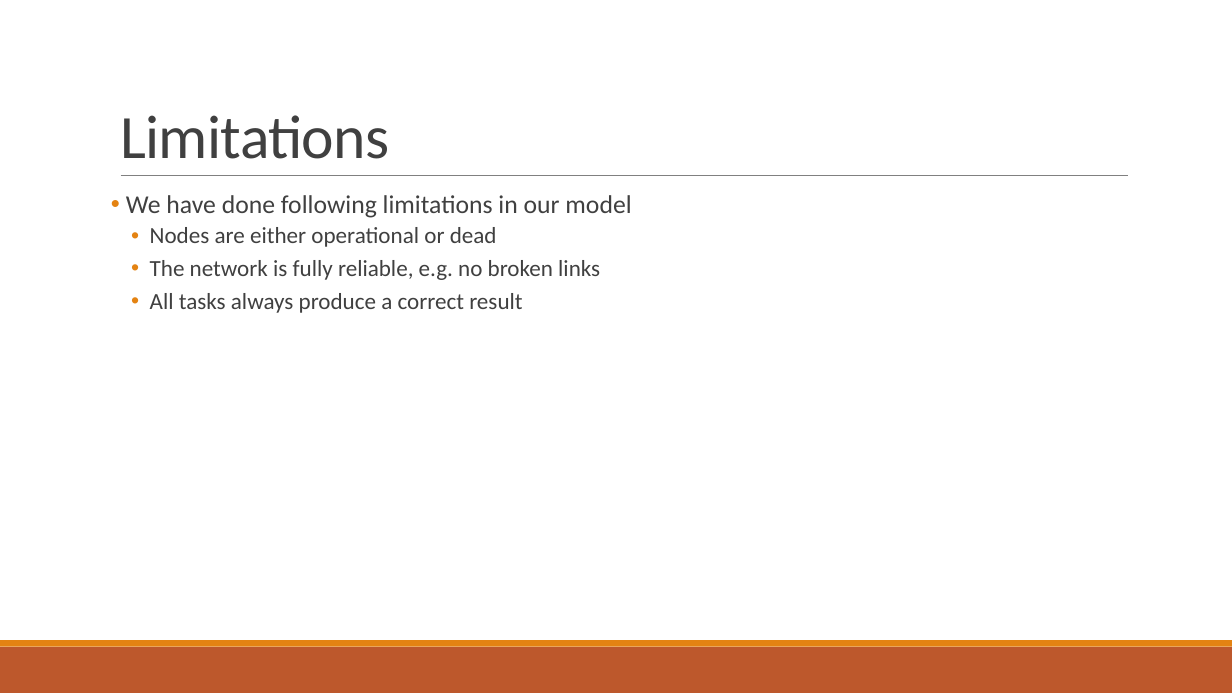
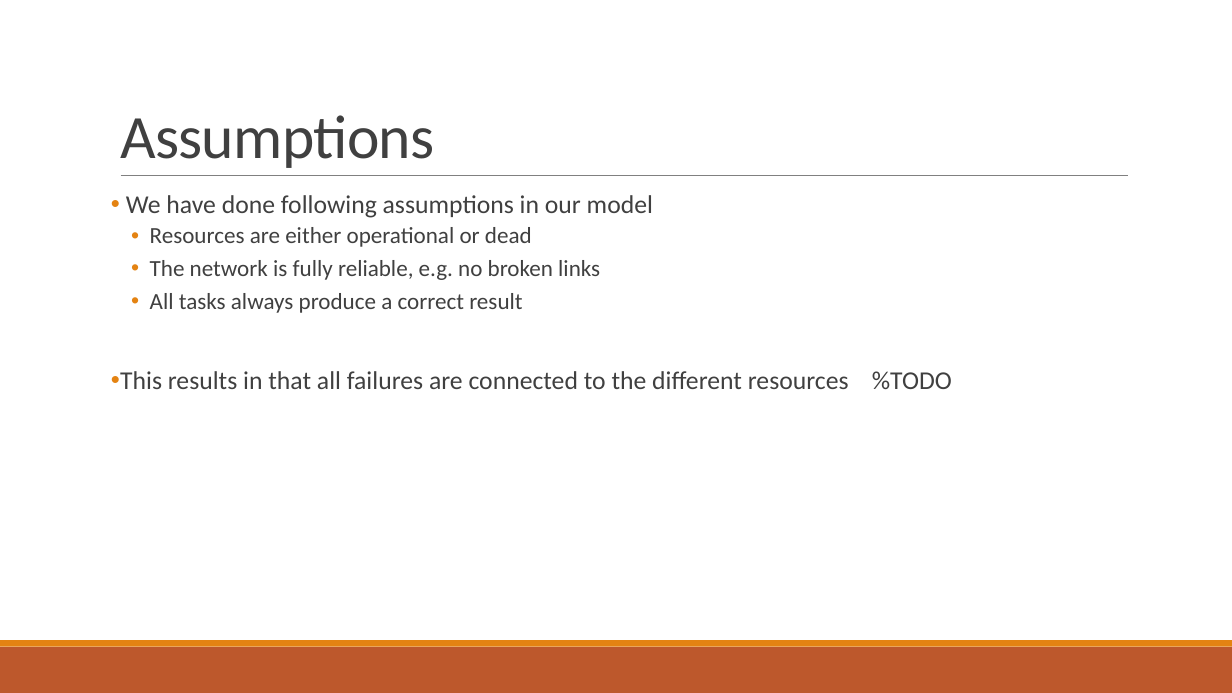
Before and after one commit to PStahl/master_thesis, a slide deck: slide 5 of presentation/presentation2.pptx (slide 7 before the commit). Drawn at 1232x693 pixels with LibreOffice and Linux fonts; fonts in the diff are those of the drawing. Boxes give left, top, right and bottom in pixels: in the first picture for what was removed or moved away, otherwise in the second. Text is boxed around its words. In the diff, an @@ line names an element or a change of style, - is before the commit and + after.

```diff
--- a/presentation/presentation2.pptx
+++ b/presentation/presentation2.pptx
@@ title at (x1=120, y1=115, x2=435, y2=168): text changed @@
-Limitations
+Assumptions
@@ text at (x1=126, y1=195, x2=653, y2=247): text changed @@
-• We have done following limitations in our model
-  • Nodes are either operational or dead
+• We have done following assumptions in our model
+  • Resources are either operational or dead
@@ text at (x1=120, y1=371, x2=952, y2=389): paragraph added @@
+• This results in that all failures are connected to the different resources %TODO
```
Also in this commit, not shown: 7 other slides changed.
